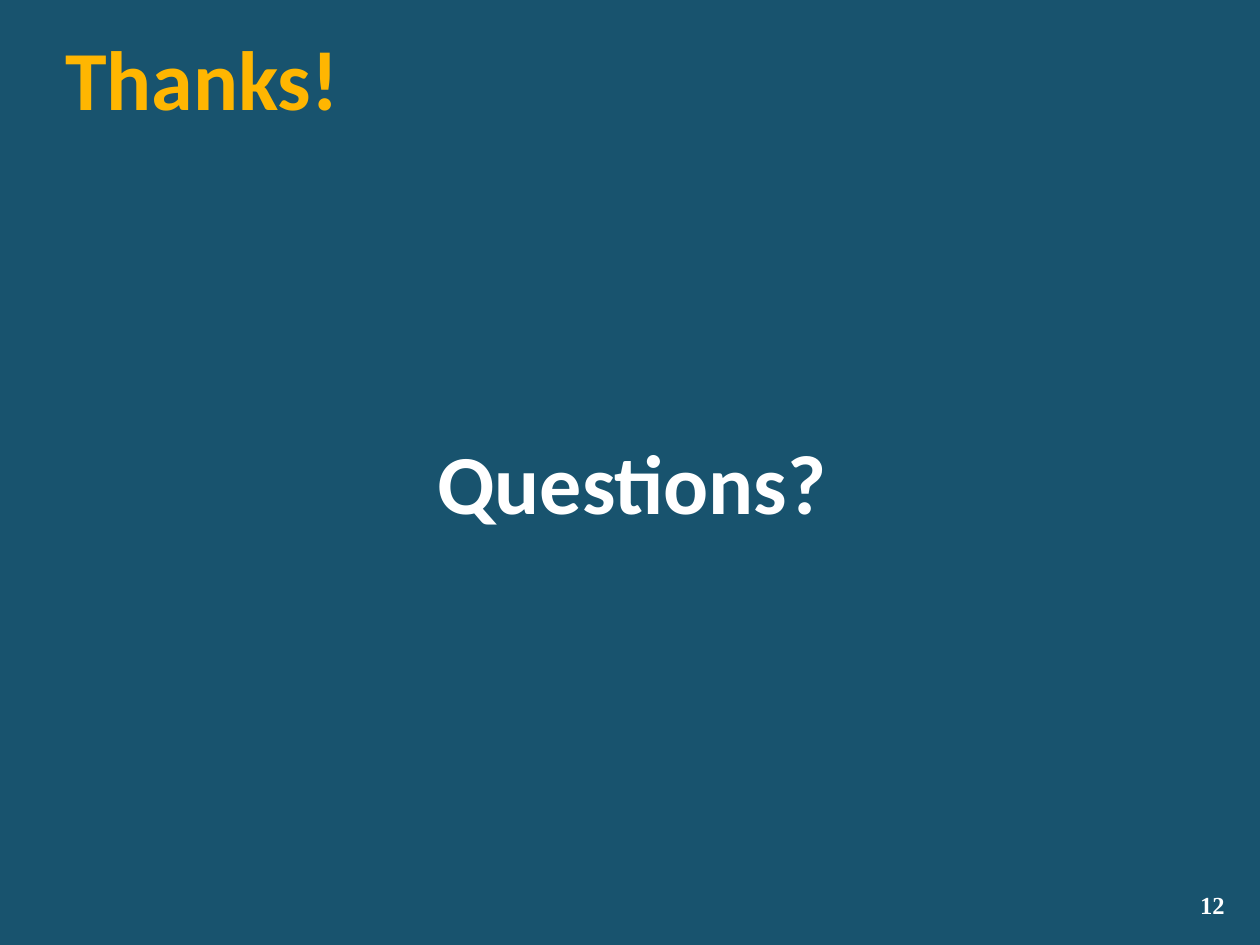
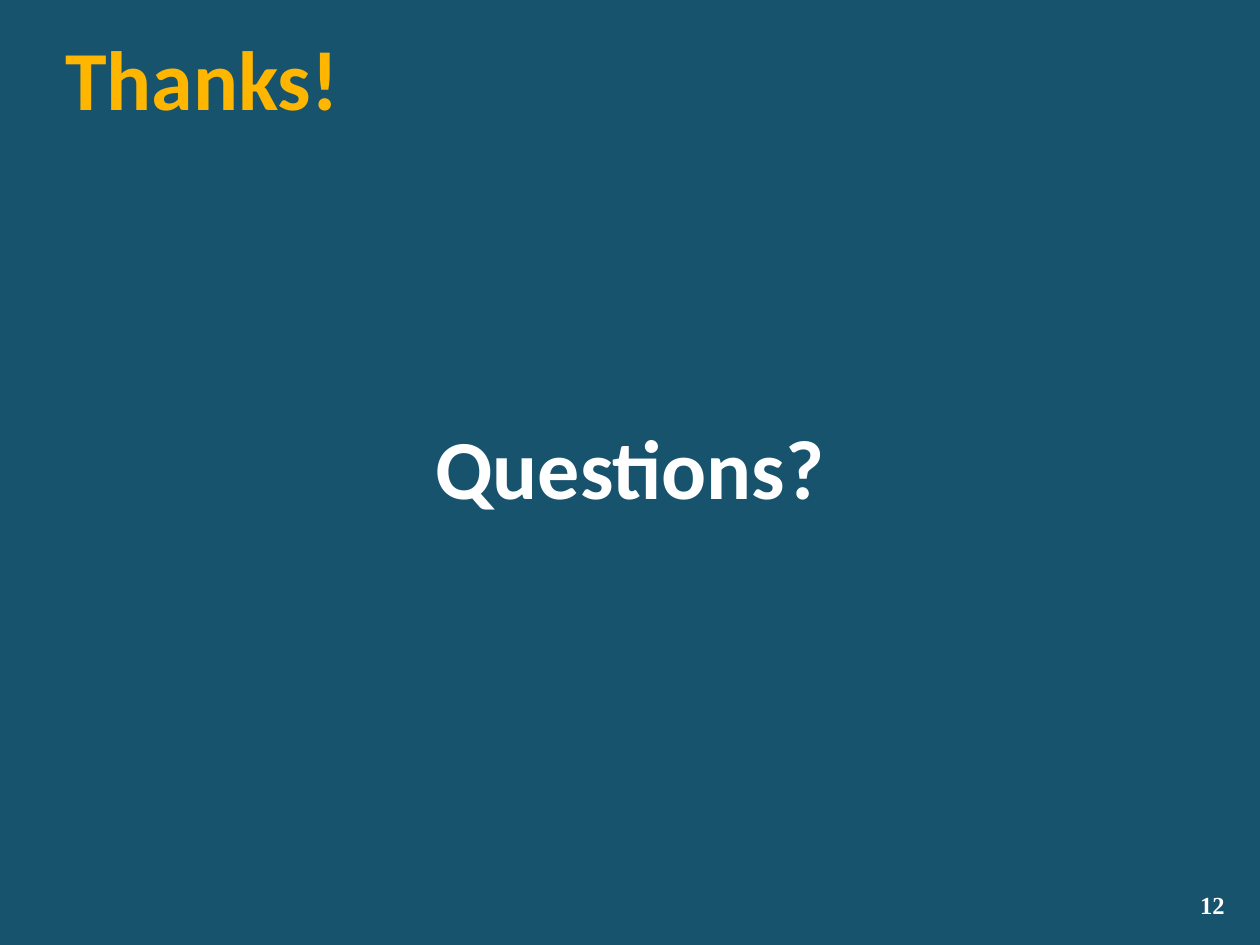
Before and after one commit to lozanotek/RefreshWithNuGet, a slide deck: slide 12 of slides/RefreshWithNuGet.pptx. Drawn at 1260x945 pixels with LibreOffice and Linux fonts; fonts in the diff are those of the drawing; background and template pictures are left out. Boxes give left, top, right and bottom in pixels: in the first picture for what was removed or moved away, otherwise in the second. Text is boxed around its words. In the diff, an @@ line names an element or a change of style, - is before the commit and + after.

```diff
--- a/slides/RefreshWithNuGet.pptx
+++ b/slides/RefreshWithNuGet.pptx
@@ text "Questions?": place and size @@
-text "Questions?" at <box>437,455,826,525</box>
+text "Questions?" at <box>435,440,824,510</box>
```
Also in this commit, not shown: 7 other slides changed.
